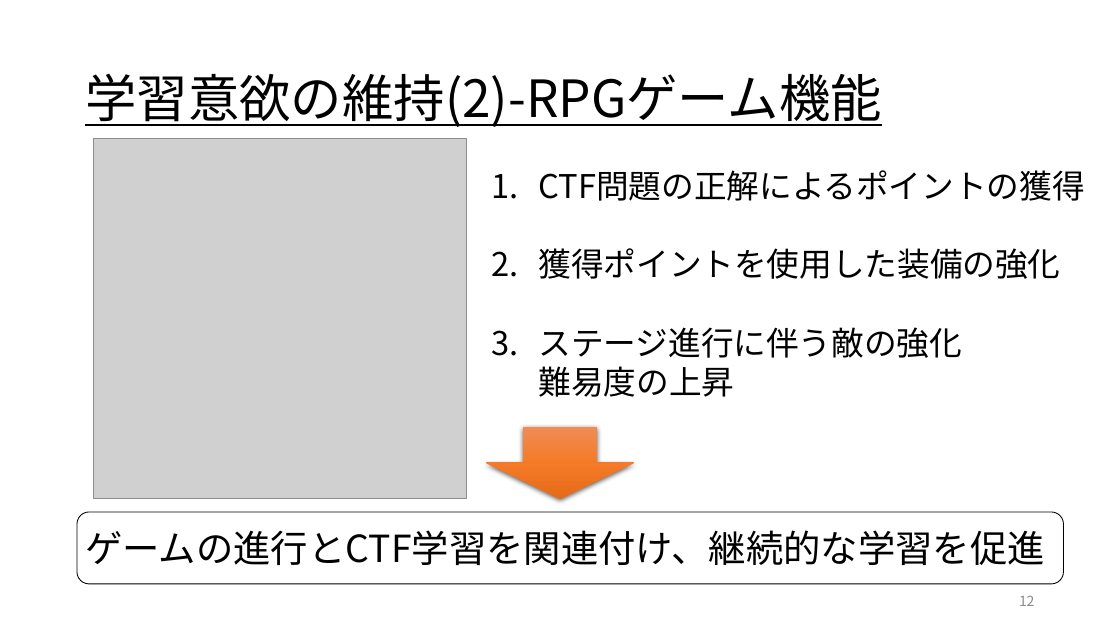
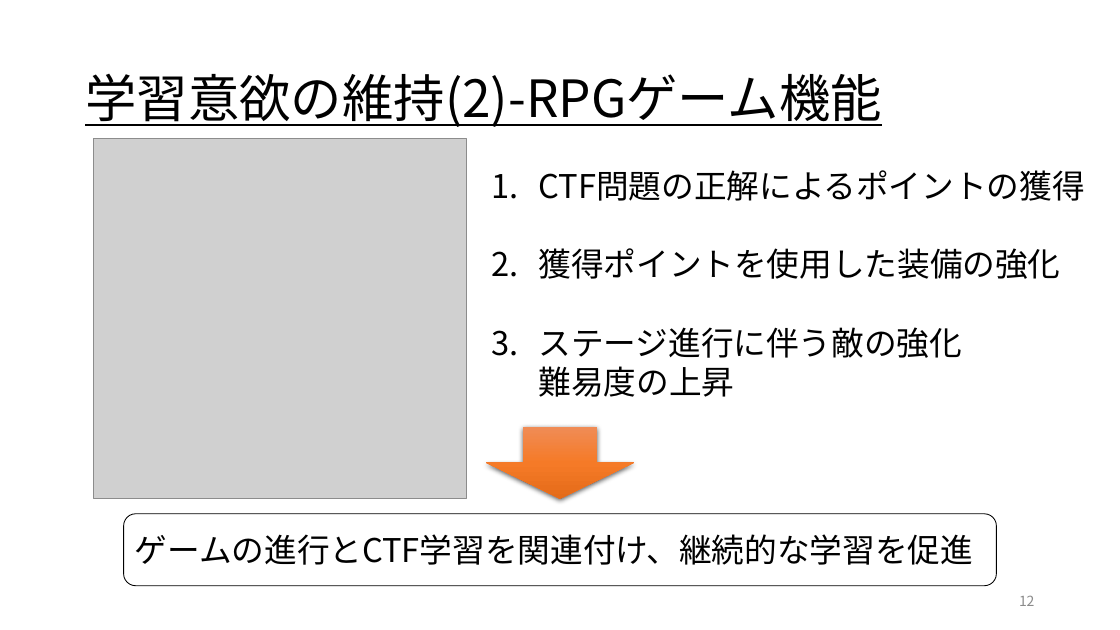
Before and after one commit to kuwaChang/kuwaCTF, a slide deck: slide 12 of 2026-10-15-j123109桑原光太朗.pptx. Drawn at 1120x630 pixels with LibreOffice and Linux fonts; fonts in the diff are those of the drawing; grey boxes stand for pictures. Boxes give left, top, right and bottom in pixels: in the first picture for what was removed or moved away, otherwise in the second. Text is boxed around its words. In the diff, an @@ line names an element or a change of style, - is before the commit and + after.

```diff
--- a/2026-10-15-j123109桑原光太朗.pptx
+++ b/2026-10-15-j123109桑原光太朗.pptx
@@ rounded rectangle: place and size @@
-rounded rectangle at (77, 513, 1064, 585)
+rounded rectangle at (124, 514, 996, 586)
@@ text "ゲームの進行とCTF学習を関連付け、継続的な学習を促進": place and size @@
-text "ゲームの進行とCTF学習を関連付け、継続的な学習を促進" at (85, 530, 1045, 565)
+text "ゲームの進行とCTF学習を関連付け、継続的な学習を促進" at (135, 534, 973, 565)
@@ text "ゲームの進行とCTF学習を関連付け、継続的な学習を促進" at (135, 534, 973, 565): size 32 to 28 pt @@
```
Also in this commit, not shown: 10 other slides changed, 1 other file.
